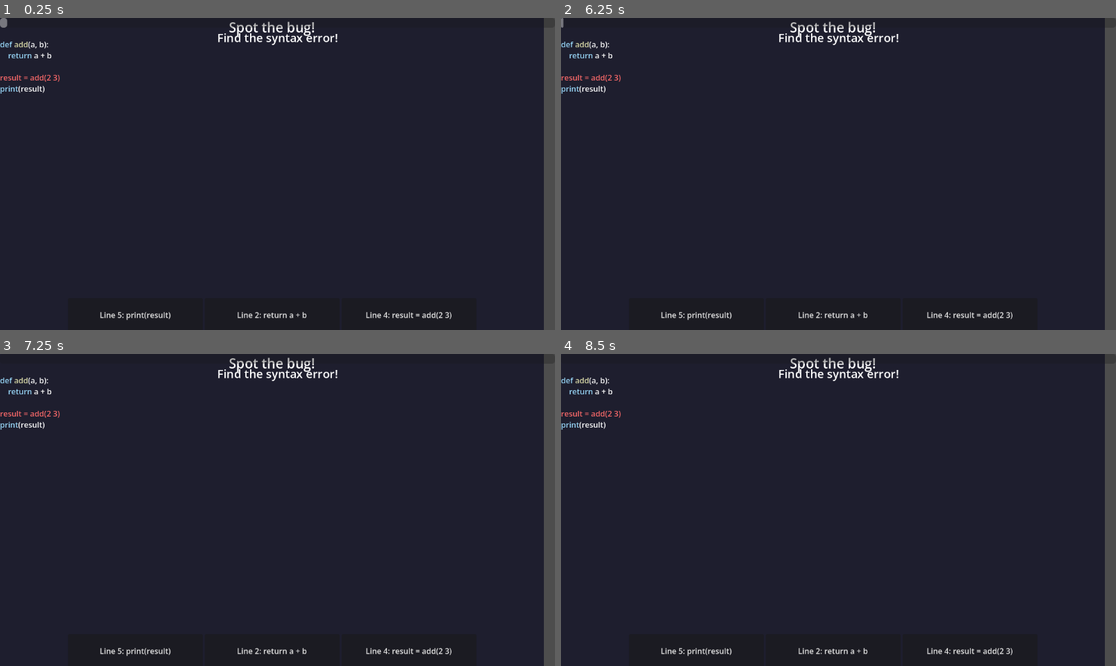
Above: before the commit, frames 1-4 (two rows, left to right).
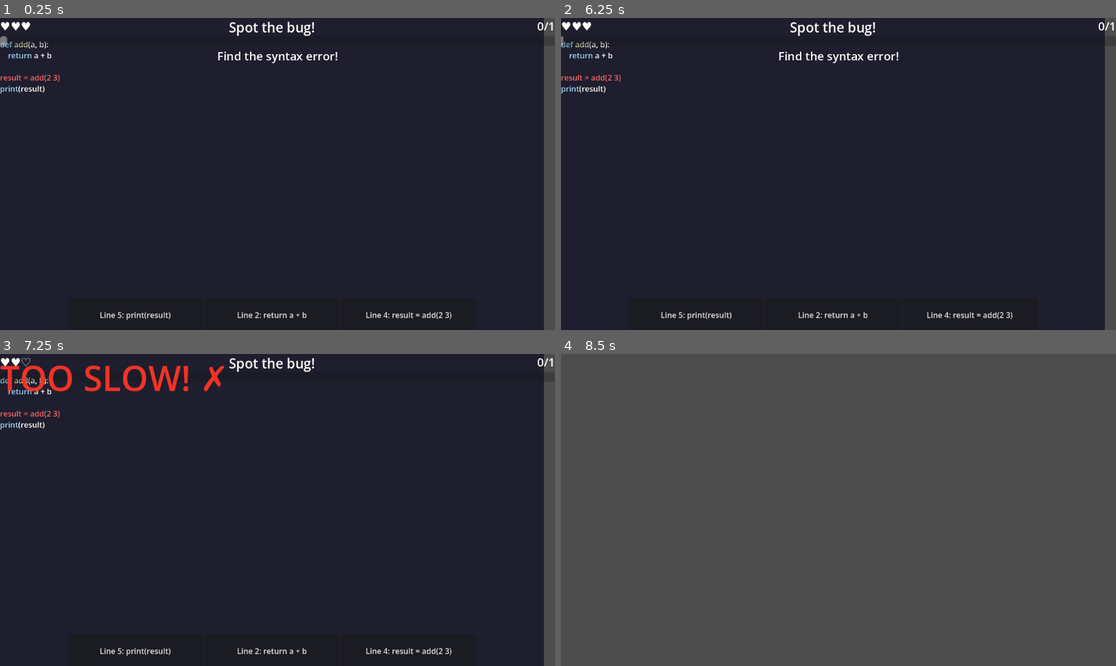
Above: after the commit, the same moments.

Repository: Muhd-Mairaj/um-micro-games
Game: Godot game, scene res://shared/GameManager.tscn
The game is run twice, just before and just after one commit, with the same random seed, the same clock (stepped at 60 frames per second) and the same inputs.
Inputs:
- Up to frame 1 (0.25 s): no input
- Up to frame 2 (6.25 s): click "Line 5: print(result)" at 0.5 s; click "Line 4: result = add(2 3)" at 1.25 s; click "Line 5: print(result)" at 2 s; click "Line 4: result = add(2 3)" at 2.75 s; click "Line 5: print(result)" at 3.5 s; click "Line 4: result = add(2 3)" at 4.25 s; click "Line 2: return a + b" at 5 s; tap Enter at 5.75 s
- Up to frame 3 (7.25 s): tap Space at 6.5 s
- Up to frame 4 (8.5 s): no input

The runs differ from the first frame. In frame 1, 0.9% of the frame differs, in the area x 0-100%, y 0-15%; in frame 2, 0.8%; in frame 3, 1.8%; in frame 4, 98%, in the area x 0-98%, y 0-100%.

Commit message:
feat(shared): add lives system, state machine, and screen flow
GameManager becomes a full state machine (Title > Intro > Playing >
Dropout/Graduation). Tracks 3 lives and faculty progress (0/12).
HUD gains lives/progress display and a timed_out signal so the timer
automatically triggers lose() when time runs out.

Updates README to reflect the new game flow, screen inventory, and
revised design rules.

Diff:
--- a/shared/GameManager.gd
+++ b/shared/GameManager.gd
@@ -2,23 +2,20 @@
 # shared/GameManager.gd
 # =============================================================================
 # PURPOSE:
-#   GameManager is the brain of the game. It:
-#     - Shuffles and sequences all mini-games
-#     - Injects the correct time_scale before each mini-game loads
-#     - Listens for game_won / game_lost signals and reacts
-#     - Increases speed every 3 games
-#     - Ends the run and shows the result screen
+#   GameManager is the state machine and brain of the game. It runs through:
+#     TITLE → INTRO → PLAYING → (DROPOUT | GRADUATION)
+#
+#   It shuffles and sequences mini-games, manages lives (3♥) and faculty
+#   progress (0/12), injects time_scale, and transitions to result screens.
 #
 # THIS IS THE STARTUP SCENE. Set GameManager.tscn as the Main Scene in:
 #   Project → Project Settings → Application → Run → Main Scene
 #
-# SCENE SETUP (build this in the Godot editor):
+# SCENE SETUP (already built - do not restructure):
 # -----------------------------------------------
-#   GameManager  (Node)                        <- root node, attach GameManager.gd
-#   ├── HUD      (instance of HUD.tscn)        <- drag HUD.tscn into the scene
-#   └── MiniGameContainer  (Node2D)            <- empty; games are added here at runtime
-#
-# Node names must match exactly (case-sensitive).
+#   GameManager  (Node)
+#   ├── HUD      (instance of HUD.tscn)
+#   └── MiniGameContainer  (Node2D)
 # =============================================================================
 
 extends Node
@@ -36,22 +33,17 @@
 @onready var minigame_container: Node2D = $MiniGameContainer
 
 # ---------------------------------------------------------------------------
-# CONSTANTS — no magic numbers
-# ---------------------------------------------------------------------------
-
-## Amount added to time_scale every SPEED_STEP_INTERVAL games.
+# CONSTANTS
+# ---------------------------------------------------------------------------
+
 const SPEED_INCREMENT: float = 0.15
-
-## Games between each speed increase.
 const SPEED_STEP_INTERVAL: int = 3
-
-## Seconds to wait after win/lose flash before loading the next game.
 const RESULT_PAUSE_DURATION: float = 0.9
+const STARTING_LIVES: int = 3
 
 # ---------------------------------------------------------------------------
 # MINI-GAME REGISTRY
 # THE STITCHER: In Week 12, add each finished mini-game path here.
-# Paths are case-sensitive on Linux/Mac. Must match the file on disk exactly.
 # ---------------------------------------------------------------------------
 var minigame_scenes: Array[String] = [
 	"res://minigames/syntax_saviour/SyntaxSaviour.tscn",
@@ -68,125 +60,176 @@
 ## Speed multiplier. Starts at 1.0, increases over time.
 ## actual_duration = base_duration / time_scale.
 var time_scale: float = 1.0
-
-## Games won this run.
-var score: int = 0
-
-## Total games in this run (for the result screen).
-var total_played: int = 0
-
-## The currently active mini-game instance.
+var lives: int = STARTING_LIVES
+var faculty_progress: int = 0
+var total_games: int = 0
 var current_minigame: MiniGameBase = null
+# Guard: true while a win/lose result is being processed. Prevents a second
+# signal from the same mini-game starting a concurrent _on_won/_on_lost coroutine.
+var _result_pending: bool = false
 
 # ---------------------------------------------------------------------------
 # LIFECYCLE
 # ---------------------------------------------------------------------------
 
 func _ready() -> void:
-	# Shuffle so each run plays games in a different order.
-	# shuffle() modifies the array in-place.
+	hud.visible = false
+	hud.timed_out.connect(_on_hud_timed_out)
+	_show_title_screen()
+
+func _on_hud_timed_out() -> void:
+	if current_minigame != null:
+		current_minigame.lose()
+
+# ---------------------------------------------------------------------------
+# SCREEN TRANSITIONS
+# Each helper loads a screen scene, adds it as a child, and connects its
+# signal. If the .tscn hasn't been built yet, it falls back gracefully.
+# ---------------------------------------------------------------------------
+
+func _show_title_screen() -> void:
+	var scene: PackedScene = load("res://shared/TitleScreen.tscn")
+	if scene == null:
+		# TitleScreen not built yet - skip straight to intro.
+		_show_intro_screen()
+		return
+	var screen: Node = scene.instantiate()
+	add_child(screen)
+	screen.started.connect(func():
+		screen.queue_free()
+		_show_intro_screen()
+	)
+
+func _show_intro_screen() -> void:
+	var scene: PackedScene = load("res://shared/IntroScreen.tscn")
+	if scene == null:
+		# IntroScreen not built yet - start immediately.
+		_start_game_loop()
+		return
+	var screen: Node = scene.instantiate()
+	add_child(screen)
+	screen.done.connect(func():
+		screen.queue_free()
+		_start_game_loop()
+	)
+
+func _show_dropout_screen() -> void:
+	hud.visible = false
+	var scene: PackedScene = load("res://shared/DropOutScreen.tscn")
+	if scene == null:
+		push_error("[GameManager] DROPOUT - no lives remaining. DropOutScreen.tscn not found.")
+		return
+	var screen: Node = scene.instantiate()
+	add_child(screen)
+	screen.play_again.connect(func():
+		screen.queue_free()
+		_show_intro_screen()
+	)
+
+func _show_graduation_screen() -> void:
+	hud.visible = false
+	var scene: PackedScene = load("res://shared/GraduationScreen.tscn")
+	if scene == null:
+		push_error("[GameManager] GRADUATION - GraduationScreen.tscn not found.")
+		return
+	var screen: Node = scene.instantiate()
+	# Set lives_remaining BEFORE add_child so setup() can read it.
+	screen.set("lives_remaining", lives)
+	add_child(screen)
+	screen.play_again.connect(func():
+		screen.queue_free()
+		_show_intro_screen()
+	)
+
+# ---------------------------------------------------------------------------
+# GAME LOOP
+# ---------------------------------------------------------------------------
+
+func _start_game_loop() -> void:
+	lives = STARTING_LIVES
+	faculty_progress = 0
+	time_scale = 1.0
+	current_index = 0
 	minigame_scenes.shuffle()
-
-	# Record total count for the final score screen.
-	total_played = minigame_scenes.size()
-
-	# Start the first game.
+	total_games = minigame_scenes.size()
+	hud.visible = true
+	hud.update_lives(lives)
+	hud.update_progress(faculty_progress, total_games)
 	_load_next_game()
 
-# ---------------------------------------------------------------------------
-# CORE FLOW
-# ---------------------------------------------------------------------------
-
-## Loads and starts the next mini-game, or ends the run if all are done.
 func _load_next_game() -> void:
-	# If we've played everything, show the result screen.
-	if current_index >= minigame_scenes.size():
-		_end_run()
-		return
-
-	var scene_path: String = minigame_scenes[current_index]
-
-	# load() (not preload()) so new scene paths can be added to the registry
-	# without any code changes in this file.
-	var scene_resource: PackedScene = load(scene_path)
-
-	# Safety: bad path → print error, skip this game.
-	if scene_resource == null:
-		push_error("[GameManager] Could not load scene: " + scene_path)
-		current_index += 1
-		_load_next_game()
-		return
-
-	# instantiate() is the Godot 4 equivalent of Godot 3's instance().
-	var instance: Node = scene_resource.instantiate()
-
-	# Cast to MiniGameBase for typed access to its properties.
-	current_minigame = instance as MiniGameBase
-
-	if current_minigame == null:
-		push_error("[GameManager] Scene does not extend MiniGameBase: " + scene_path)
-		instance.queue_free()
-		current_index += 1
-		_load_next_game()
-		return
-
-	# Inject time_scale BEFORE adding to the scene tree so setup() sees it.
-	current_minigame.time_scale = time_scale
-
-	# Add to the container so it becomes part of the scene tree.
-	minigame_container.add_child(current_minigame)
-
-	# Connect signals — GameManager reacts to win/lose from the mini-game.
-	current_minigame.game_won.connect(_on_won)
-	current_minigame.game_lost.connect(_on_lost)
-
-	# Start the HUD timer with the speed-adjusted duration.
-	hud.start(current_minigame.actual_duration())
-
-	# Show the instruction hint for this game.
-	hud.set_instruction(current_minigame.instruction_text)
-
-## Called when the active mini-game emits game_won.
+	# Loop instead of recursing so a run of bad entries can't overflow the stack.
+	while current_index < minigame_scenes.size():
+		var scene_path: String = minigame_scenes[current_index]
+		var scene_resource: PackedScene = load(scene_path)
+
+		if scene_resource == null:
+			push_error("[GameManager] Could not load scene: " + scene_path)
+			current_index += 1
+			continue
+
+		var instance: Node = scene_resource.instantiate()
+		current_minigame = instance as MiniGameBase
+
+		if current_minigame == null:
+			push_error("[GameManager] Scene does not extend MiniGameBase: " + scene_path)
+			instance.queue_free()
+			current_index += 1
+			continue
+
+		# Inject time_scale BEFORE adding to tree so setup() sees it.
+		_result_pending = false
+		current_minigame.time_scale = time_scale
+		minigame_container.add_child(current_minigame)
+		current_minigame.game_won.connect(_on_won)
+		current_minigame.game_lost.connect(_on_lost)
+		hud.start(current_minigame.actual_duration())
+		hud.set_instruction(current_minigame.instruction_text)
+		return
+
+	_end_run()
+
 func _on_won() -> void:
-	score += 1
+	if _result_pending:
+		return
+	_result_pending = true
+	faculty_progress += 1
 	hud.show_result(true)
-	# await pauses this coroutine until the timer fires, without blocking other nodes.
+	hud.update_progress(faculty_progress, total_games)
 	await get_tree().create_timer(RESULT_PAUSE_DURATION).timeout
+	if not is_instance_valid(self):
+		return
 	_next()
 
-## Called when the active mini-game emits game_lost.
 func _on_lost() -> void:
+	if _result_pending:
+		return
+	_result_pending = true
+	lives -= 1
 	hud.show_result(false)
+	hud.update_lives(lives)
 	await get_tree().create_timer(RESULT_PAUSE_DURATION).timeout
-	_next()
-
-## Cleans up the current mini-game, advances the counter, speeds up if needed,
-## then loads the next game.
+	if not is_instance_valid(self):
+		return
+	if lives <= 0:
+		_cleanup_current_minigame()
+		_show_dropout_screen()
+	else:
+		_next()
+
 func _next() -> void:
-	# queue_free() defers deletion to the end of the frame (safer than free()).
+	_cleanup_current_minigame()
+	current_index += 1
+	if current_index % SPEED_STEP_INTERVAL == 0:
+		time_scale += SPEED_INCREMENT
+		print("[GameManager] Speed up! time_scale = ", time_scale)
+	_load_next_game()
+
+func _end_run() -> void:
+	# All games played with lives > 0 → graduation.
+	_show_graduation_screen()
+
+func _cleanup_current_minigame() -> void:
 	if current_minigame != null:
 		current_minigame.queue_free()
 		current_minigame = null
-
-	current_index += 1
-
-	# Speed up every SPEED_STEP_INTERVAL games.
-	# `%` is modulo — when remainder is 0, we've hit a step boundary.
-	if current_index % SPEED_STEP_INTERVAL == 0:
-		time_scale += SPEED_INCREMENT
-		print("[GameManager] Speed up! time_scale = ", time_scale)
-
-	_load_next_game()
-
-## Called after all mini-games have been played.
-func _end_run() -> void:
-	print("[GameManager] Run complete! Score: ", score, " / ", total_played)
-
-	# TODO (Week 12 / The Stitcher): Replace print with a real ResultScreen transition.
-	# Uncomment and adapt when ResultScreen.tscn is ready:
-	#
-	#   var result_scene = load("res://shared/ResultScreen.tscn").instantiate()
-	#   result_scene.set_score(score, total_played)
-	#   get_tree().root.add_child(result_scene)
-	#   queue_free()
-	pass
--- a/shared/HUD.gd
+++ b/shared/HUD.gd
@@ -2,78 +2,59 @@
 # shared/HUD.gd
 # =============================================================================
 # PURPOSE:
-#   The HUD (Heads-Up Display) is a CanvasLayer that floats above every
-#   mini-game scene. It owns three pieces of UI:
-#     1. TimerBar    — a ProgressBar at the top of the screen counting down.
-#     2. ResultLabel — a large centred label showing "NICE! ✓" or "TOO SLOW! ✗"
-#     3. InstructionLabel — a smaller label below the bar giving the player a hint.
+#   CanvasLayer overlay shown during every mini-game. Owns five UI elements:
+#     1. LivesLabel       : remaining lives shown as hearts (e.g. "♥♥♡")
+#     2. ProgressLabel    : faculty progress count (e.g. "3/12")
+#     3. TimerBar         : countdown progress bar (green > yellow > red)
+#     4. InstructionLabel : one-line hint text for the current mini-game
+#     5. ResultLabel      : brief "NICE! ✓" or "TOO SLOW! ✗" flash
 #
-# SCENE SETUP (build this in the Godot editor):
+# SCENE SETUP (HUD.tscn node tree):
 # -----------------------------------------------
-#   HUD  (CanvasLayer)                      ← root node, attach HUD.gd here
-#   └── MarginContainer                     ← fills entire viewport (anchors: Full Rect)
-#       ├── VBoxContainer                   ← stacks children top-to-bottom
-#       │   ├── TimerBar  (ProgressBar)     ← name must be exactly "TimerBar"
-#       │   └── InstructionLabel  (Label)   ← name must be exactly "InstructionLabel"
-#       └── ResultLabel  (Label)            ← name must be exactly "ResultLabel"
-#                                              anchors: Center, NOT inside VBoxContainer
-#
-# DETAILED NODE PROPERTIES:
-#   CanvasLayer (root):
-#     - Layer: 10  (renders on top of everything)
-#
-#   TimerBar (ProgressBar):
-#     - Anchor Preset: Full Rect → then manually set:
-#         anchor_left=0, anchor_right=1, anchor_top=0, anchor_bottom=0
-#         offset_bottom = 20   (bar is 20px tall)
-#     - min_value = 0.0, max_value = 1.0, value = 1.0
-#     - show_percentage = false  (don't display "100%" text)
-#
-#   InstructionLabel (Label):
-#     - Anchor Preset: Top Center
-#     - offset_top = 24  (just below the timer bar)
-#     - horizontal_alignment = HORIZONTAL_ALIGNMENT_CENTER
-#     - Text: "Complete the task!"  (overridden at runtime)
-#     - Theme override: font size ~20
-#
-#   ResultLabel (Label):
-#     - Anchor Preset: Center
-#     - horizontal_alignment = HORIZONTAL_ALIGNMENT_CENTER
-#     - vertical_alignment = VERTICAL_ALIGNMENT_CENTER
-#     - visible = false  (hidden until win/lose)
-#     - Theme override: font size ~72, bold
+#   HUD  (CanvasLayer)                       <- root; Layer: 10
+#   └── MarginContainer                      <- Anchor Preset: Full Rect
+#       ├── VBoxContainer                    <- stacks children top-to-bottom
+#       │   ├── TopBar  (HBoxContainer)      <- name exactly "TopBar"
+#       │   │   ├── LivesLabel  (Label)      <- name exactly "LivesLabel"
+#       │   │   │     horizontal_alignment: LEFT; font size: 24
+#       │   │   └── ProgressLabel  (Label)   <- name exactly "ProgressLabel"
+#       │   │         horizontal_alignment: RIGHT; font size: 24
+#       │   │         Container Sizing > Horizontal: Expand + Fill
+#       │   ├── TimerBar  (ProgressBar)      <- name exactly "TimerBar"
+#       │   │     min_value: 0.0  max_value: 1.0  show_percentage: false
+#       │   └── InstructionLabel  (Label)    <- name exactly "InstructionLabel"
+#       │         Anchor Preset: Top Center; offset_top: 24
+#       │         horizontal_alignment: CENTER; font size: ~20
+#       └── ResultLabel  (Label)             <- name exactly "ResultLabel"
+#             Anchor Preset: Center (NOT inside VBoxContainer)
+#             horizontal_alignment: CENTER; vertical_alignment: CENTER
+#             visible: false (shown only on win/lose); font size: ~72, bold
 # =============================================================================
 
 extends CanvasLayer
 
+# Emitted when the countdown reaches zero. GameManager listens and calls
+# lose() on the current mini-game so the game never hangs on a dead timer.
+signal timed_out
+
 # ---------------------------------------------------------------------------
-# CONSTANTS — no magic numbers anywhere
+# CONSTANTS
 # ---------------------------------------------------------------------------
 
-## Progress bar thresholds for colour transitions.
-## Above this value the bar is green (plenty of time).
 const THRESHOLD_GREEN: float = 0.5
+const THRESHOLD_RED:   float = 0.25
 
-## Below this value the bar turns red (danger zone).
-const THRESHOLD_RED: float = 0.25
+const COLOR_GREEN:  Color = Color(0.2,  0.85, 0.3,  1.0)
+const COLOR_YELLOW: Color = Color(0.95, 0.8,  0.1,  1.0)
+const COLOR_RED:    Color = Color(0.95, 0.2,  0.15, 1.0)
+const COLOR_WIN:    Color = Color(0.2,  0.9,  0.3,  1.0)
+const COLOR_LOSE:   Color = Color(0.95, 0.2,  0.15, 1.0)
+const TEXT_WIN:     String = "NICE! ✓"
+const TEXT_LOSE:    String = "TOO SLOW! ✗"
 
-## Colours for the timer bar at each stage.
-## Color(r, g, b, a) — values are 0.0–1.0 in Godot.
-const COLOR_GREEN:  Color = Color(0.2, 0.85, 0.3, 1.0)   # comfortable
-const COLOR_YELLOW: Color = Color(0.95, 0.8, 0.1, 1.0)   # getting tight
-const COLOR_RED:    Color = Color(0.95, 0.2, 0.15, 1.0)  # danger
-
-## Colour of the "NICE! ✓" win text.
-const COLOR_WIN:  Color = Color(0.2, 0.9, 0.3, 1.0)
-
-## Colour of the "TOO SLOW! ✗" lose text.
-const COLOR_LOSE: Color = Color(0.95, 0.2, 0.15, 1.0)
-
-## Text shown in the result label on a win.
-const TEXT_WIN:  String = "NICE! ✓"
-
-## Text shown in the result label on a loss.
-const TEXT_LOSE: String = "TOO SLOW! ✗"
+const HEART_FULL:  String = "♥"
+const HEART_EMPTY: String = "♡"
+const MAX_LIVES:   int    = 3
 
 # ---------------------------------------------------------------------------
 # NODE REFERENCES
@@ -81,96 +62,72 @@
 # `$NodeName` is Godot's shorthand for get_node("NodeName").
 # ---------------------------------------------------------------------------
 
-## The horizontal progress bar across the top of the screen.
-@onready var timer_bar: ProgressBar = $MarginContainer/VBoxContainer/TimerBar
-
-## The centred label that appears briefly after win or lose.
-@onready var result_label: Label = $ResultLabel
-
-## The smaller hint label shown during gameplay.
-@onready var instruction_label: Label = $MarginContainer/VBoxContainer/InstructionLabel
+@onready var timer_bar:         ProgressBar = $MarginContainer/VBoxContainer/TimerBar
+@onready var result_label:      Label       = $ResultLabel
+@onready var instruction_label: Label       = $MarginContainer/VBoxContainer/InstructionLabel
+@onready var lives_label:       Label       = $MarginContainer/VBoxContainer/TopBar/LivesLabel
+@onready var progress_label:    Label       = $MarginContainer/VBoxContainer/TopBar/ProgressLabel
 
 # ---------------------------------------------------------------------------
 # PRIVATE STATE
 # ---------------------------------------------------------------------------
 
-## How long the current round lasts, in seconds. Set by start().
-var _duration: float = 0.0
-
-## How many seconds have elapsed since start() was called.
-var _elapsed: float = 0.0
-
-## Whether the timer is actively ticking. Toggled by start() and show_result().
-var _running: bool = false
-
-## Guard so _on_timeout only fires once per round.
-var _timed_out: bool = false
+var _duration:  float = 0.0
+var _elapsed:   float = 0.0
+var _running:   bool  = false
+var _timed_out: bool  = false
 
 # ---------------------------------------------------------------------------
-# PUBLIC API — called by GameManager
+# PUBLIC API - called by GameManager
 # ---------------------------------------------------------------------------
 
 ## Begin a new countdown.
-## duration — the total time for this round (already adjusted for speed).
+## duration - the total time for this round (already adjusted for speed).
 func start(duration: float) -> void:
-	# Store how long this round lasts.
-	_duration = duration
-
-	# Reset elapsed time to zero (fresh start).
-	_elapsed = 0.0
-
-	# Clear the timeout guard so a new round can time out.
+	_duration  = duration
+	_elapsed   = 0.0
 	_timed_out = false
-
-	# Reset the bar to full (1.0 = 100%).
-	timer_bar.value = 1.0
-
-	# Start with the green colour (plenty of time).
+	timer_bar.value           = 1.0
+	result_label.visible      = false
+	instruction_label.visible = true
 	_set_bar_color(COLOR_GREEN)
-
-	# Hide the result label until win/lose fires.
-	result_label.visible = false
-
-	# Show the instruction label for the new round.
-	instruction_label.visible = true
-
-	# Allow _process to tick.
 	_running = true
 
 ## Set the one-line hint text shown below the timer bar.
 func set_instruction(text: String) -> void:
-	instruction_label.text = text
+	instruction_label.text    = text
 	instruction_label.visible = true
 
 ## Called by GameManager after win() or lose() fires on the mini-game.
 ## Stops the timer visually and displays the appropriate result message.
 func show_result(won: bool) -> void:
-	# Stop the countdown.
-	_running = false
-
-	# Hide the instruction — player doesn't need it anymore.
+	_running                  = false
 	instruction_label.visible = false
-
-	# Choose text and colour depending on outcome.
 	if won:
 		result_label.text = TEXT_WIN
 		result_label.add_theme_color_override("font_color", COLOR_WIN)
 	else:
 		result_label.text = TEXT_LOSE
 		result_label.add_theme_color_override("font_color", COLOR_LOSE)
-
-	# Make the result label visible.
 	result_label.visible = true
 
+func update_lives(lives_remaining: int) -> void:
+	var text: String = ""
+	for i in range(MAX_LIVES):
+		text += HEART_FULL if i < lives_remaining else HEART_EMPTY
+	lives_label.text = text
+
+func update_progress(progress: int, total: int) -> void:
+	progress_label.text = "%d/%d" % [progress, total]
+
 # ---------------------------------------------------------------------------
-# GODOT PROCESS LOOP — ticks every frame while _running is true
+# PROCESS LOOP
 # ---------------------------------------------------------------------------
 
 ## _process is called every frame by Godot (like a game loop tick).
-## `delta` is the time in seconds since the last frame — use it to stay
+## `delta` is the time in seconds since the last frame - use it to stay
 ## frame-rate independent (don't just subtract a fixed number each frame).
 func _process(delta: float) -> void:
-	# Only tick when the timer is active.
 	if not _running:
 		return
 
@@ -200,21 +157,17 @@
 # PRIVATE HELPERS
 # ---------------------------------------------------------------------------
 
-## Visually stop the timer. Does NOT call lose() — GameManager handles that
+## Visually stop the timer. Does NOT call lose() - GameManager handles that
 ## by listening directly to the mini-game's game_lost signal.
 ## HUD's job is purely visual: stop ticking and optionally show red bar.
 func _on_timeout() -> void:
-	# Guard so this only runs once even if frames overshoot.
 	if _timed_out:
 		return
 	_timed_out = true
-
-	# Stop the process loop from continuing.
-	_running = false
-
-	# Snap the bar to zero so it's visually clear time is up.
+	_running   = false
 	timer_bar.value = 0.0
 	_set_bar_color(COLOR_RED)
+	timed_out.emit()
 
 ## Helper: sets the timer bar's fill colour using Godot's theme override system.
 ## `add_theme_color_override` lets us change a specific theme property at runtime
--- a/shared/HUD.tscn
+++ b/shared/HUD.tscn
@@ -14,6 +14,19 @@
 
 [node name="VBoxContainer" type="VBoxContainer" parent="MarginContainer" unique_id=1499857096]
 layout_mode = 2
+
+[node name="TopBar" type="HBoxContainer" parent="MarginContainer/VBoxContainer" unique_id=1537005812]
+layout_mode = 2
+
+[node name="LivesLabel" type="Label" parent="MarginContainer/VBoxContainer/TopBar" unique_id=472095049]
+layout_mode = 2
+theme_override_font_sizes/font_size = 24
+
+[node name="ProgressLabel" type="Label" parent="MarginContainer/VBoxContainer/TopBar" unique_id=494831029]
+layout_mode = 2
+size_flags_horizontal = 3
+theme_override_font_sizes/font_size = 24
+horizontal_alignment = 2
 
 [node name="TimerBar" type="ProgressBar" parent="MarginContainer/VBoxContainer" unique_id=1741317314]
 custom_minimum_size = Vector2(0, 20)
Not shown, changed: README.md
